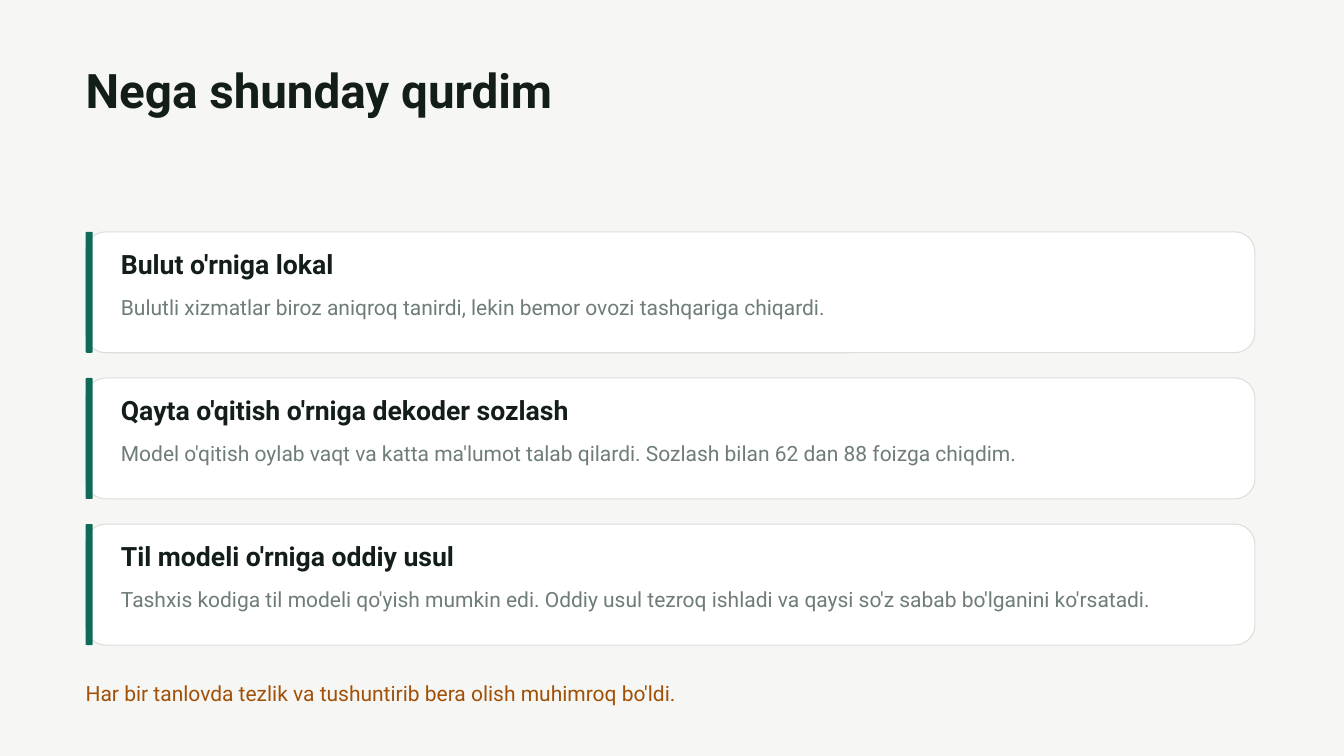
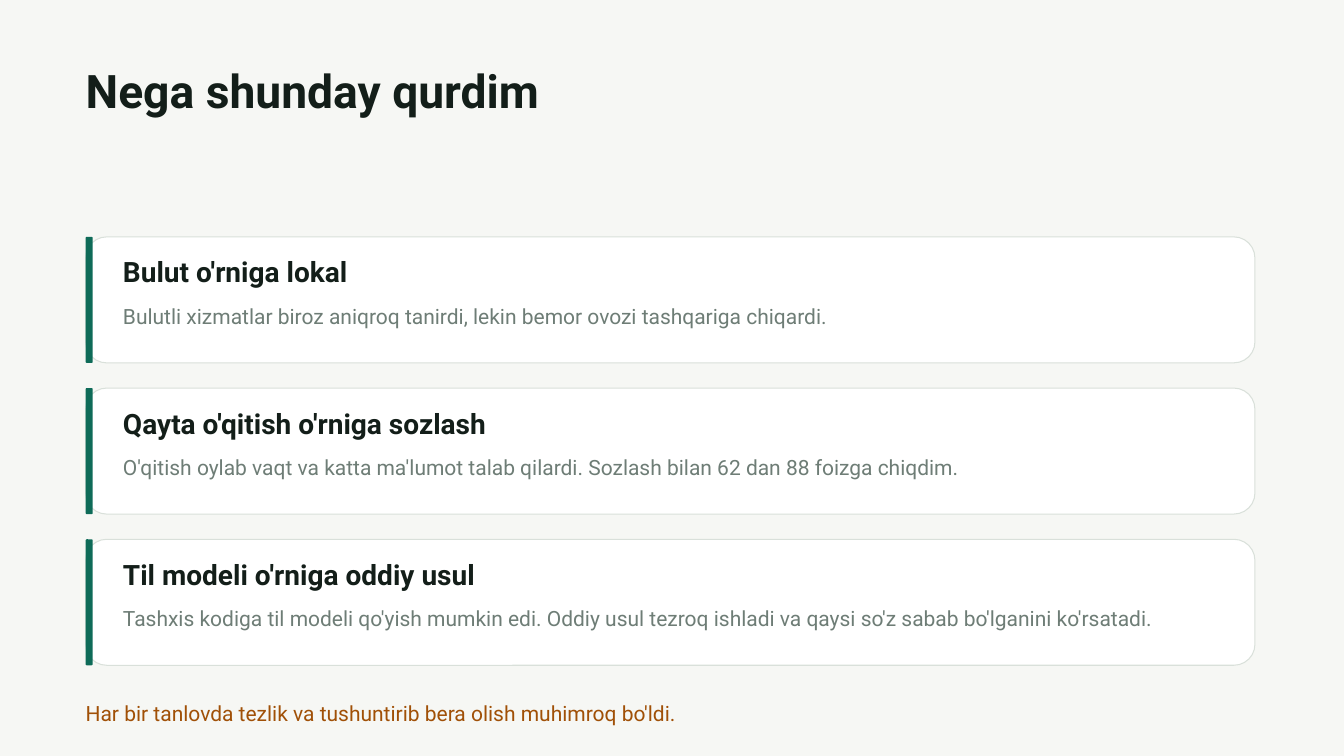
Before and after one commit to VohidovTohirjon/voice-to-text-openemr, a slide deck: slide 5 of docs/OpenEMR-ovozli-yozuv.pptx (slide 8 before the commit). Drawn at 1344x756 pixels with LibreOffice and Linux fonts; fonts in the diff are those of the drawing. Boxes give left, top, right and bottom in pixels: in the first picture for what was removed or moved away, otherwise in the second. Text is boxed around its words. In the diff, an @@ line names an element or a change of style, - is before the commit and + after.

```diff
--- a/docs/OpenEMR-ovozli-yozuv.pptx
+++ b/docs/OpenEMR-ovozli-yozuv.pptx
@@ text "Nega shunday qurdim" at [86, 73, 539, 118]: size 34 to 33 pt; more space between paragraphs @@
@@ rounded rectangle: place and size @@
-rounded rectangle at [86, 232, 1255, 353]
+rounded rectangle at [86, 237, 1255, 363]
@@ rounded rectangle: place and size @@
-rounded rectangle at [86, 232, 93, 353]
+rounded rectangle at [86, 237, 93, 363]
@@ text "Bulut o'rniga lokal": place and size @@
-text "Bulut o'rniga lokal" at [121, 254, 333, 280]
+text "Bulut o'rniga lokal" at [123, 261, 348, 288]
@@ text "Bulut o'rniga lokal" at [123, 261, 348, 288]: size 19 to 20 pt; more space between paragraphs @@
@@ text "Bulutli xizmatlar biroz aniqroq tanirdi, ...": place and size @@
-text "Bulutli xizmatlar biroz aniqroq tanirdi, ..." at [121, 299, 824, 320]
+text "Bulutli xizmatlar biroz aniqroq tanirdi, ..." at [123, 308, 826, 329]
@@ rounded rectangle: place and size @@
-rounded rectangle at [86, 378, 1255, 499]
+rounded rectangle at [86, 388, 1255, 514]
@@ rounded rectangle: place and size @@
-rounded rectangle at [86, 378, 93, 499]
+rounded rectangle at [86, 388, 93, 514]
@@ text at [123, 413, 486, 440]: text changed; size 19 to 20 pt @@
-Qayta o'qitish o'rniga dekoder sozlash
+Qayta o'qitish o'rniga sozlash
@@ text at [123, 459, 958, 480]: text changed @@
-Model o'qitish oylab vaqt va katta ma'lumot talab qilardi. Sozlash bilan 62 dan 88 foizga chiqdim.
+O'qitish oylab vaqt va katta ma'lumot talab qilardi. Sozlash bilan 62 dan 88 foizga chiqdim.
@@ rounded rectangle: place and size @@
-rounded rectangle at [86, 524, 1255, 645]
+rounded rectangle at [86, 539, 1255, 665]
@@ rounded rectangle: place and size @@
-rounded rectangle at [86, 524, 93, 645]
+rounded rectangle at [86, 539, 93, 665]
@@ text "Til modeli o'rniga oddiy usul" at [123, 564, 475, 591]: size 19 to 20 pt; more space between paragraphs @@
@@ text "Til modeli o'rniga oddiy usul": place and size @@
-text "Til modeli o'rniga oddiy usul" at [121, 546, 454, 572]
+text "Til modeli o'rniga oddiy usul" at [123, 564, 475, 591]
@@ more space between paragraphs in 3 elements at [123, 308, 826, 329], [86, 705, 676, 726], [123, 610, 1152, 631] @@
@@ text "Tashxis kodiga til modeli qo'yish ...": place and size @@
-text "Tashxis kodiga til modeli qo'yish ..." at [121, 591, 1150, 612]
+text "Tashxis kodiga til modeli qo'yish ..." at [123, 610, 1152, 631]
@@ text "Har bir tanlovda tezlik va ...": place and size @@
-text "Har bir tanlovda tezlik va ..." at [86, 685, 676, 706]
+text "Har bir tanlovda tezlik va ..." at [86, 705, 676, 726]
```
Also in this commit, not shown: 4 other slides changed, 1 slide added, 5 slides removed.
